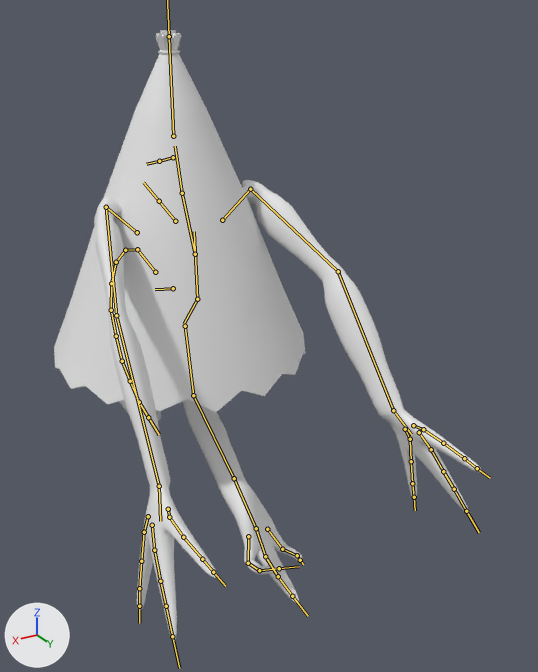
Before and after pictures for a commit that changed the FBX model Assets/Models/AssetsFinais/Characters/Karakasa/Karakasa.fbx.
Both versions are drawn from a 50 mm lens placed at (0.954, 2.126, 1.921), pointed at (-0.116, 0.343, 1.029). Lighting does not change. The marker at lower left points along +X, +Y and +Z. Both versions are drawn at frame 5 of the action 'Armature_Karakasa|Moving_Karakasa'; the numbers are the values there. The bones that bend it are drawn over the model as lines.

Objects in the first picture: 'Umbrella.001'.
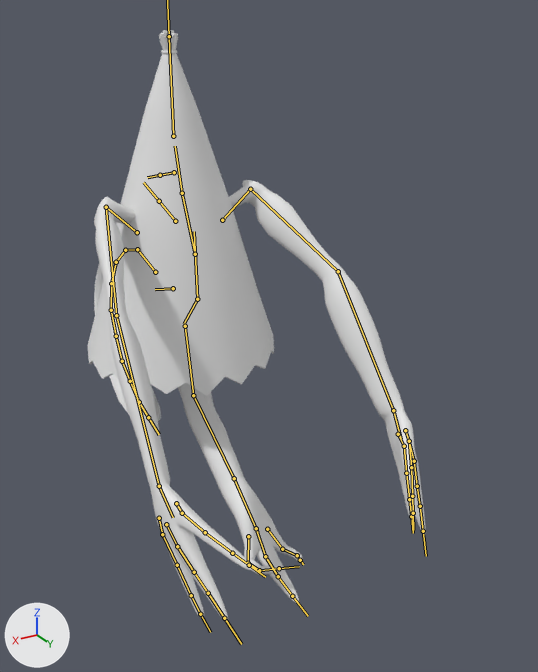
Where the change shows, as pixel boxes [x1, y1, x2, y2] in the pictures (538 x 672 px):
'Umbrella.001', posed (21% narrower): before [54, 30, 481, 642]; after [87, 30, 426, 623]
bone 'Eye', root to tip: before (173, 157) to (159, 161); after (174, 172) to (160, 175)
bone 'Hand.L', root to tip: before (159, 486) to (160, 521); after (159, 486) to (173, 517)
bone 'F_Thumb_Base.L', root to tip: before (148, 516) to (144, 532); after (159, 518) to (162, 534)
bone 'B_Thumb_Base.L', root to tip: before (168, 509) to (169, 517); after (176, 503) to (182, 513)
bone 'Hand.R', root to tip: before (393, 410) to (411, 434); after (393, 410) to (401, 439)
bone 'F_Thumb_Base.R', root to tip: before (405, 429) to (410, 439); after (398, 434) to (404, 446)
bone 'B_Thumb_Base.R', root to tip: before (413, 425) to (423, 429); after (405, 430) to (409, 441)

What the commit changed:
Bone 'Umbrella_Cable' (bone_umbrella_cable) is rescaled from (1.0, 1.0, 1.0) to (0.75, 1.0, 0.75).
Bone 'Eye' (bone_eye) moves from (0.0, 0.0, 0.0) to (0.0, 0.011, 0.044).
Bone 'Hand.L' (bone_hand_l) turns from (-20, -34, 13) to (-2, -36, -12) degrees about its own x, y and z.
Bone 'F_Thumb_Base.L' (bone_f_thumb_base_l) turns from (0, 0, 0) to (-18, 8, -13) degrees about its own x, y and z.
Bone 'B_Thumb_Base.L' (bone_b_thumb_base_l) turns from (0, 0, 0) to (15, -6, 4) degrees about its own x, y and z.
Bone 'Hand.R' (bone_hand_r) turns from (-20, 34, -13) to (9, 38, 8) degrees about its own x, y and z.
Bone 'F_Thumb_Base.R' (bone_f_thumb_base_r) turns from (0, 0, 0) to (-23, -8, 5) degrees about its own x, y and z.
Bone 'B_Thumb_Base.R' (bone_b_thumb_base_r) turns from (0, 0, 0) to (32, -1, -9) degrees about its own x, y and z.
